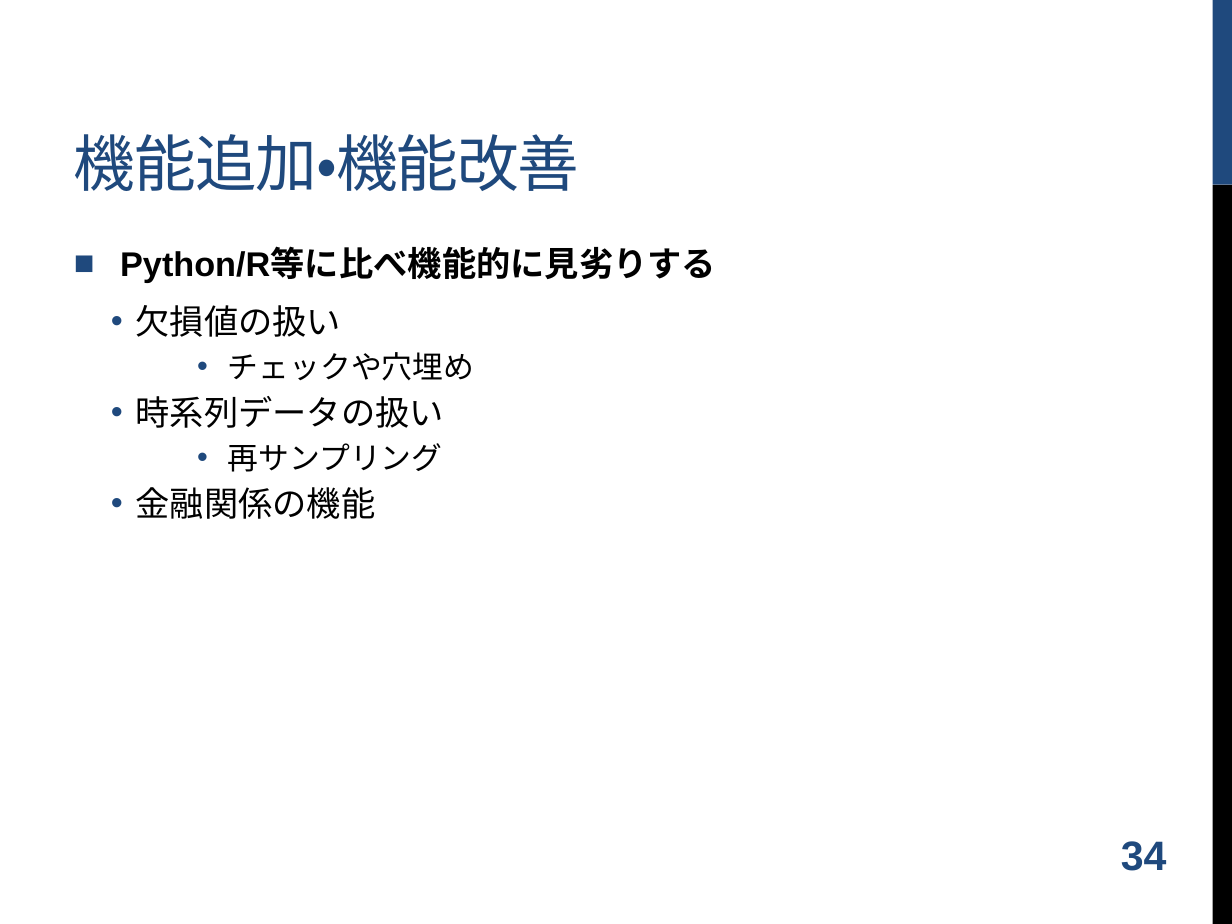
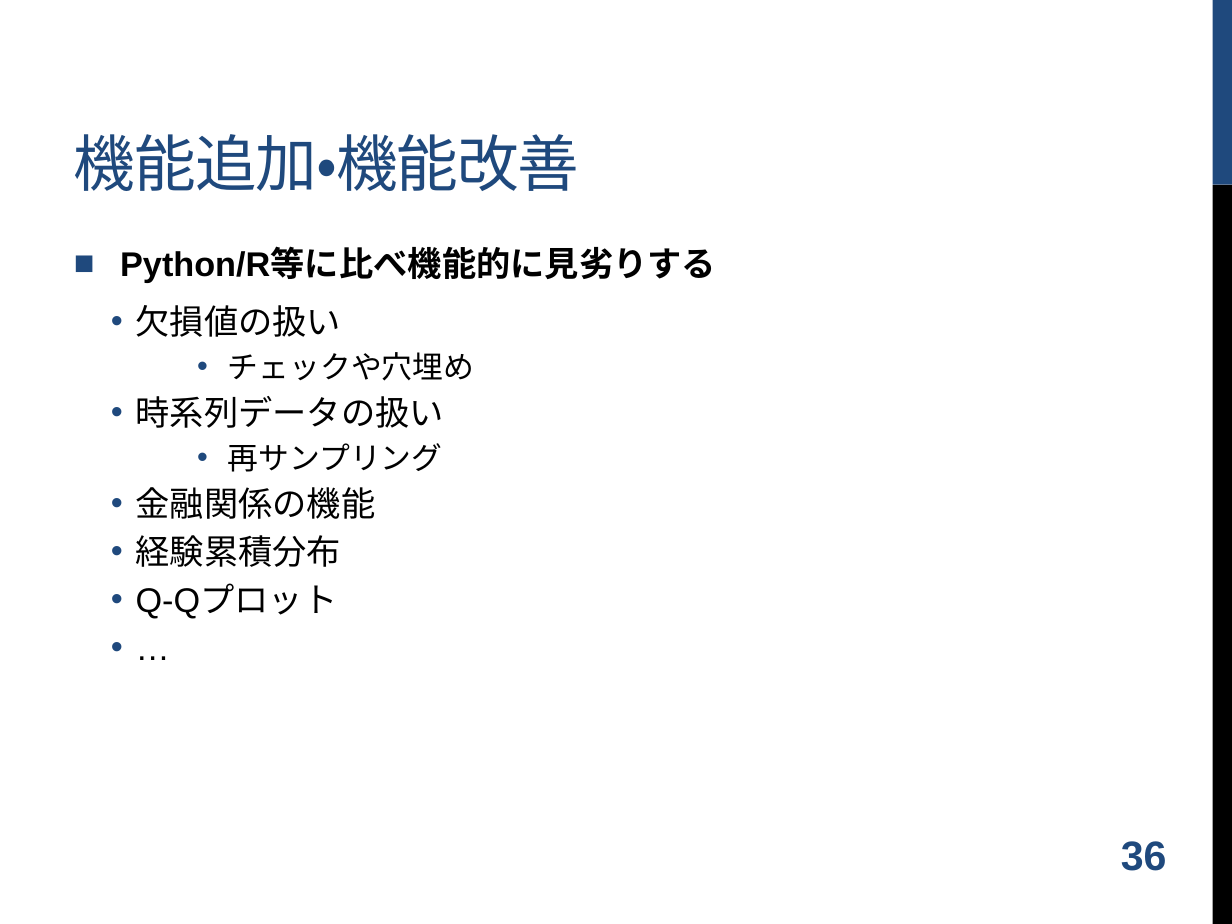
Before and after one commit to shugo/DCW2016, a slide deck: slide 37 of ruby_data_analysis.pptx (slide 35 before the commit). Drawn at 1232x924 pixels with LibreOffice and Linux fonts; fonts in the diff are those of the drawing; background and template pictures are left out. Boxes give left, top, right and bottom in pixels: in the first picture for what was removed or moved away, otherwise in the second. Text is boxed around its words. In the diff, an @@ line names an element or a change of style, - is before the commit and + after.

```diff
--- a/ruby_data_analysis.pptx
+++ b/ruby_data_analysis.pptx
@@ text at <box>136,535,342,619</box>: paragraphs added @@
+  • 経験累積分布
+  • Q-Qプロット
+  • …
@@ page number at <box>1121,841,1167,871</box>: text changed @@
-34
+36
```
Also in this commit, not shown: 8 other slides changed, 8 slides added, 4 slides removed, 2 other files.
